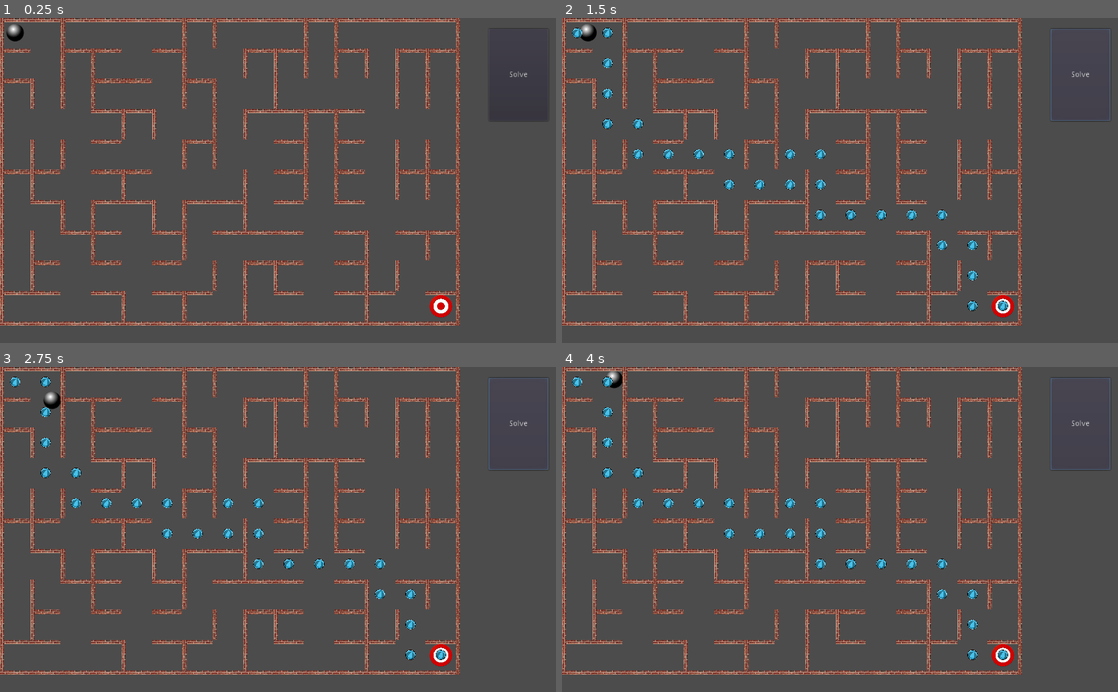
Above: before the commit, frames 1-4 (two rows, left to right).
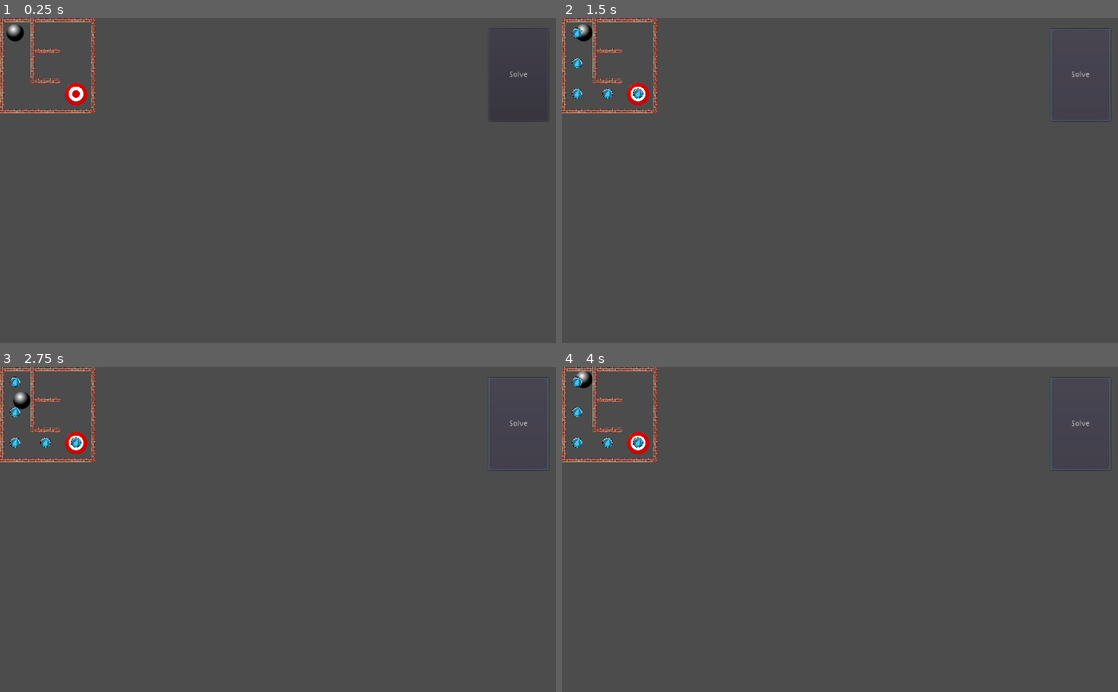
Above: after the commit, the same moments.

Repository: steelsoul/maze
Game: Godot game, scene res://Maze.tscn
The game is run twice, just before and just after one commit, with the same random seed, the same clock (stepped at 60 frames per second) and the same inputs.
Inputs:
- Up to frame 1 (0.25 s): no input
- Up to frame 2 (1.5 s): click "Solve" at 0.5 s; tap Enter at 1.25 s; hold Right from 1.28 s (still down)
- Up to frame 3 (2.75 s): release Right at 2.03 s; hold Down from 2.03 s (still down)
- Up to frame 4 (4 s): tap Space at 2.75 s; release Down at 2.78 s; hold Right 2.78-3.53 s; tap Enter at 3.5 s; hold Up from 3.53 s (still down)

The runs differ from the first frame. In frame 1, 12% of the frame differs, in the area x 0-83%, y 0-95%; in frame 2, 14%; in frame 3, 14%; in frame 4, 14%.

Commit message:
Make end of game

Diff:
--- /dev/null
+++ b/Goal.gd
@@ -0,0 +1,8 @@
+extends Node2D
+
+signal reach_goal
+
+func _on_Area2D_body_entered(body):
+	print("Reach goal!")
+	emit_signal("reach_goal")
+	pass # Replace with function body.
--- a/Goal.tscn
+++ b/Goal.tscn
@@ -1,9 +1,20 @@
-[gd_scene load_steps=2 format=2]
+[gd_scene load_steps=4 format=2]
 
-[ext_resource path="res://art/target.png" type="Texture" id=1]
+[ext_resource path="res://Goal.gd" type="Script" id=1]
+[ext_resource path="res://art/target.png" type="Texture" id=2]
+
+[sub_resource type="CircleShape2D" id=1]
+radius = 30.0
 
 [node name="Goal" type="Node2D"]
+script = ExtResource( 1 )
 
 [node name="Sprite" type="Sprite" parent="."]
 scale = Vector2( 0.5, 0.5 )
-texture = ExtResource( 1 )
+texture = ExtResource( 2 )
+
+[node name="Area2D" type="Area2D" parent="."]
+
+[node name="CollisionShape2D" type="CollisionShape2D" parent="Area2D"]
+shape = SubResource( 1 )
+[connection signal="body_entered" from="Area2D" to="." method="_on_Area2D_body_entered"]
--- a/Maze.gd
+++ b/Maze.gd
@@ -355,8 +355,8 @@
 func _ready():
 	randomize()
 #	var repo_info = read_file("maze1.txt")
-	var dim_x = 15
-	var dim_y = 10
+	var dim_x = 3
+	var dim_y = 3
 	g_finish = Vector2(dim_x - 1, dim_y - 1)
 	var repo_info = generate_prima(Vector2(dim_x, dim_y))
 	load_repo(repo_info)
@@ -369,3 +369,6 @@
 	print("can solve: ", solution_info[0])
 	if solution_info[0]:
 		show_solution(g_repoinfo, solution_info[1], g_finish.x, g_finish.y)
+
+func _on_Goal_reach_goal():
+	print("Hey, you have won! Congrats!!!")
--- a/Maze.tscn
+++ b/Maze.tscn
@@ -26,4 +26,5 @@
 margin_right = 1010.0
 margin_bottom = 190.0
 text = "Solve"
+[connection signal="reach_goal" from="Goal" to="." method="_on_Goal_reach_goal"]
 [connection signal="pressed" from="Button" to="." method="_on_Button_pressed"]
